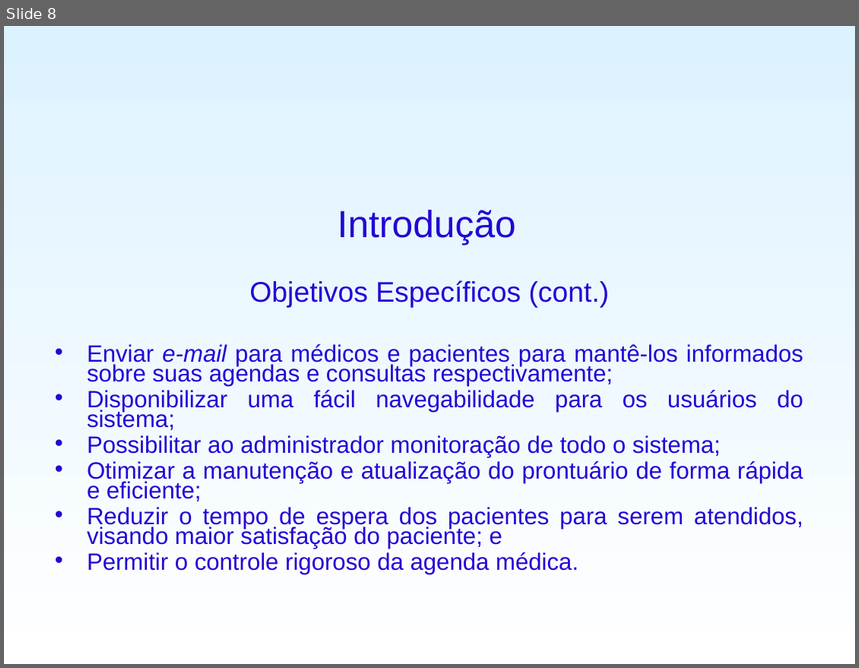
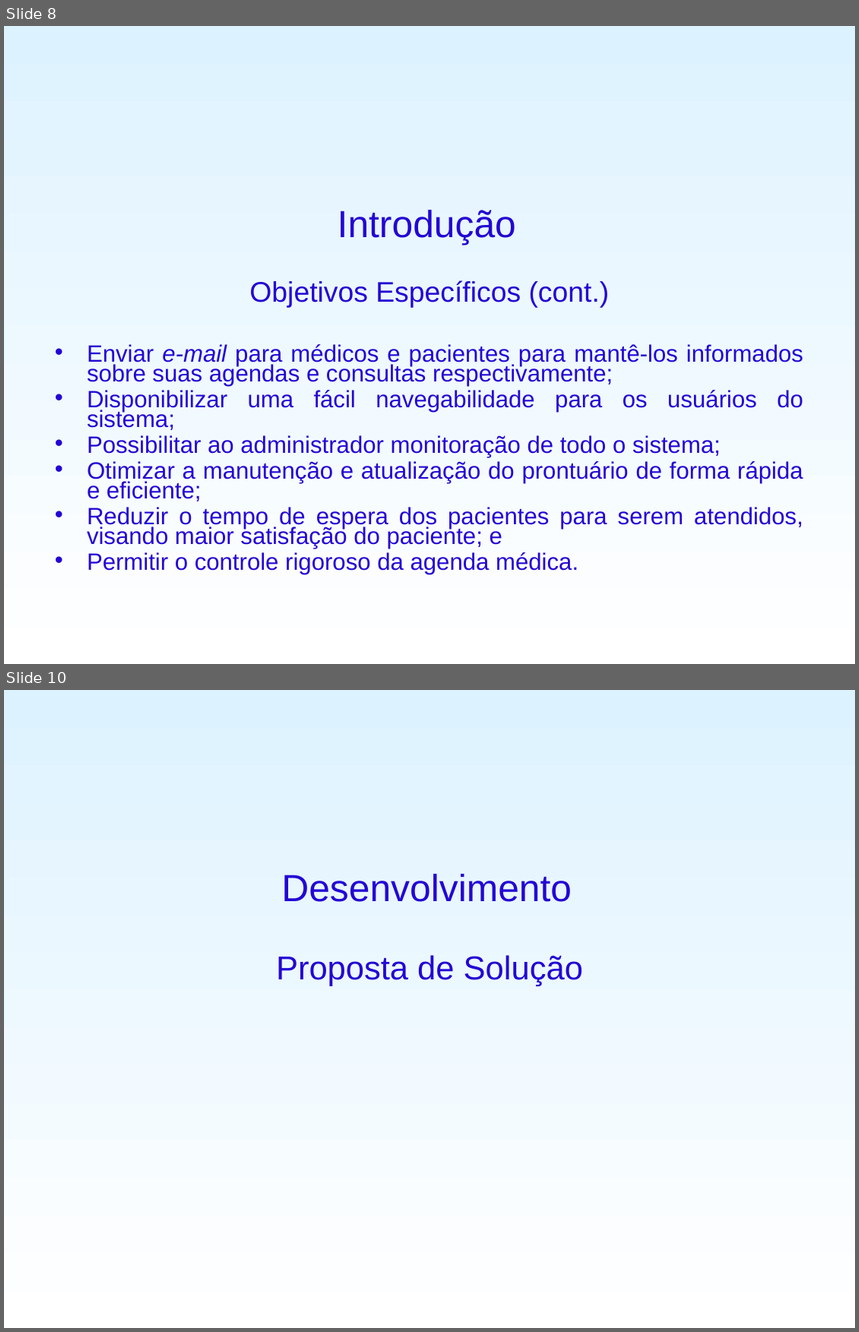
Before and after one commit to fygarciaj/spammichelangelo, a slide deck: SisPAM/PreProjeto/ApresentaçãoTCC.ppt. Shown one above the other, each under a label of ours: slide 8 before the commit, slides 8 and 10 after it; the slides between them are not shown. The pictures are 859x668 and 859x1332 pixels, drawn with LibreOffice and Linux fonts; fonts in the diff are those of the drawing; background and template pictures are left out. Boxes give left, top, right and bottom in pixels: in the first picture for what was removed or moved away, otherwise in the second. Text is boxed around its words. In the diff, an @@ line names an element or a change of style, - is before the commit and + after.

```diff
--- a/SisPAM/PreProjeto/ApresentaçãoTCC.ppt
+++ b/SisPAM/PreProjeto/ApresentaçãoTCC.ppt
@@ slide 10 added at (4, 690, 855, 1328), background gradient #DDF2FF to #FFFFFF @@
@@ title added at (281, 874, 572, 902), 32 pt, text #2306D4 @@
+Desenvolvimento
@@ text added at (276, 955, 583, 986), 28 pt, text #2306D4 @@
+Proposta de Solução
```
Also in this commit, not shown: 9 other slides added, 1 slide removed, 1 other file.
